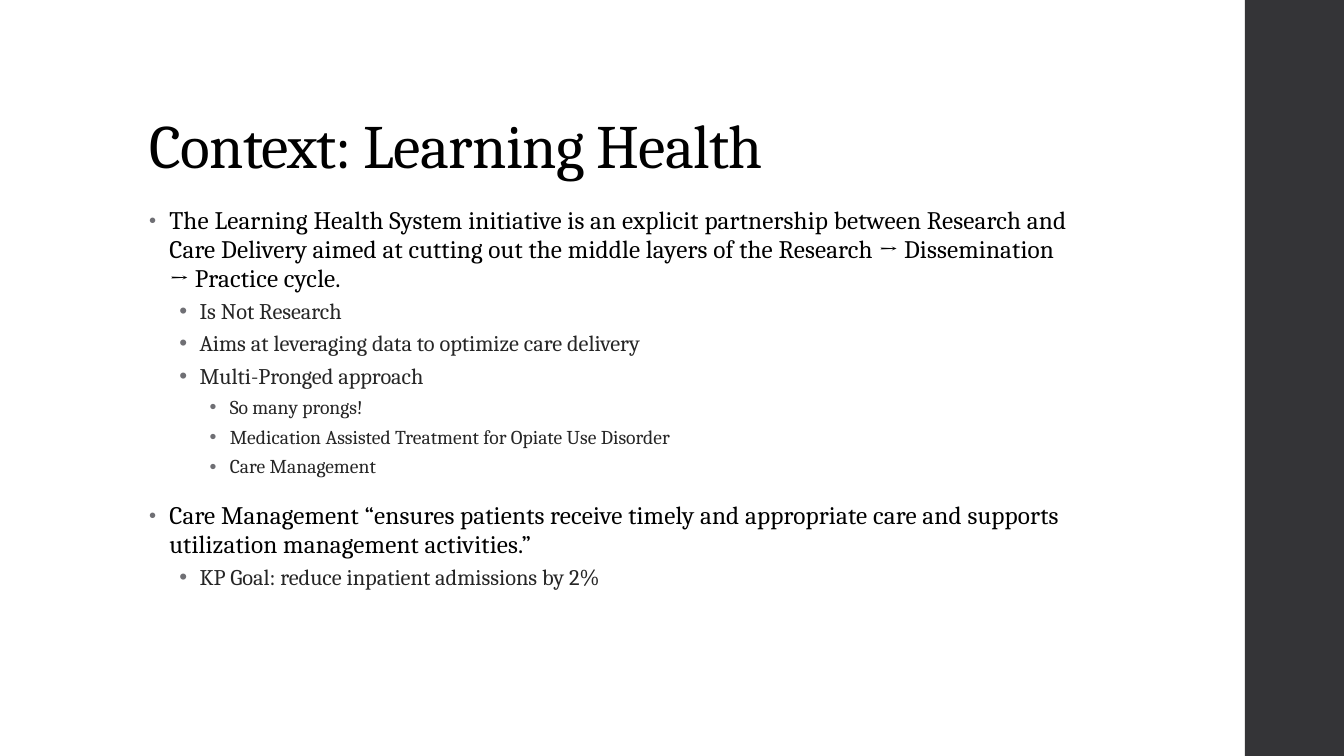
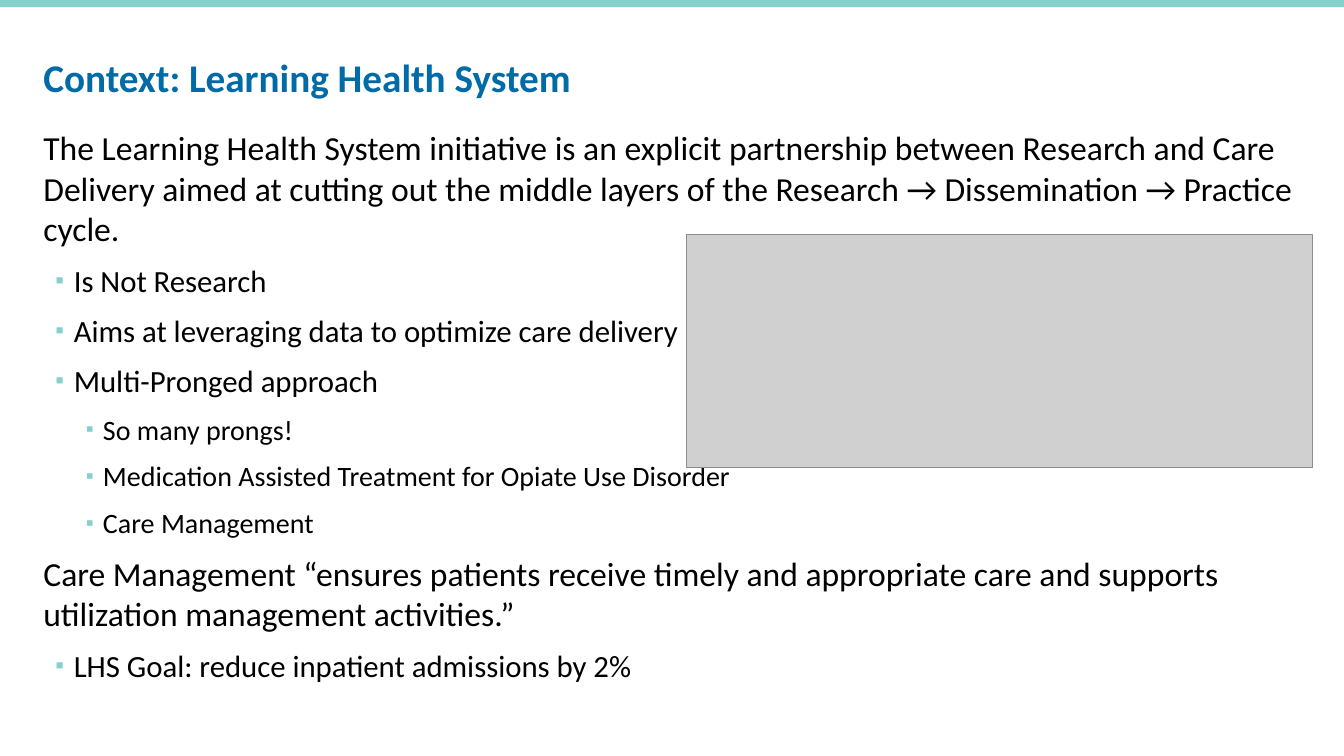
Before and after one commit to rpardee/hcsrn_2019, a slide deck: slide 2 of hcsrn_webinar_diy_analytics.pptx. Drawn at 1344x756 pixels with LibreOffice and Linux fonts; fonts in the diff are those of the drawing; grey boxes stand for pictures; background and template pictures are left out. Boxes give left, top, right and bottom in pixels: in the first picture for what was removed or moved away, otherwise in the second. Text is boxed around its words. In the diff, an @@ line names an element or a change of style, - is before the commit and + after.

```diff
--- a/hcsrn_webinar_diy_analytics.pptx
+++ b/hcsrn_webinar_diy_analytics.pptx
@@ rectangle added at <box>0,0,1344,7</box>, fill #85CFCD @@
@@ rectangle removed at <box>1245,0,1344,756</box> @@
@@ title at <box>43,64,571,99</box>: text changed; size 44 to 28 pt; font Cambria to Calibri; text colour #000000 to #006BA6; bold on @@
-Context: Learning Health
+Context: Learning Health System
@@ text "The Learning Health System initiative ...": place and size @@
-text "The Learning Health System initiative ..." at <box>169,211,1066,590</box>
+text "The Learning Health System initiative ..." at <box>43,136,1292,682</box>
@@ text at <box>43,136,1292,632</box>: size 18 to 24 pt, letter spacing 0.1 to 0 pt in "The Learning Health System initiative is an ...", "Care Management “ensures patients receive timely and ..."; font Cambria to Calibri; size 16 to 22 pt in "Is Not Research", "Aims at leveraging data to optimize care ...", "Multi-Pronged approach"; text colour #262626 to #000000 in "Is Not Research", "Aims at leveraging data to optimize care ...", "Multi-Pronged approach", "So many prongs!" and 2 more places; size 14 to 20 pt in "So many prongs!", "Medication Assisted Treatment for Opiate Use Disorder", "Care Management"; bullet • to none; line spacing 0.95 to 1; less space between paragraphs; bullet • to ▪; line spacing 0.9 to 1; more space between paragraphs; bullet colour #6F6F74 to #85CFCD @@
@@ picture added at <box>688,235,1313,468</box> @@
@@ text at <box>74,655,631,682</box>: text changed; size 16 to 22 pt; font Cambria to Calibri; text colour #262626 to #000000 @@
-  • KP Goal: reduce inpatient admissions by 2%
+  ▪ LHS Goal: reduce inpatient admissions by 2%
```
Also in this commit, not shown: 13 other slides changed, 9 slides added, 7 slides removed, 1 other file.
